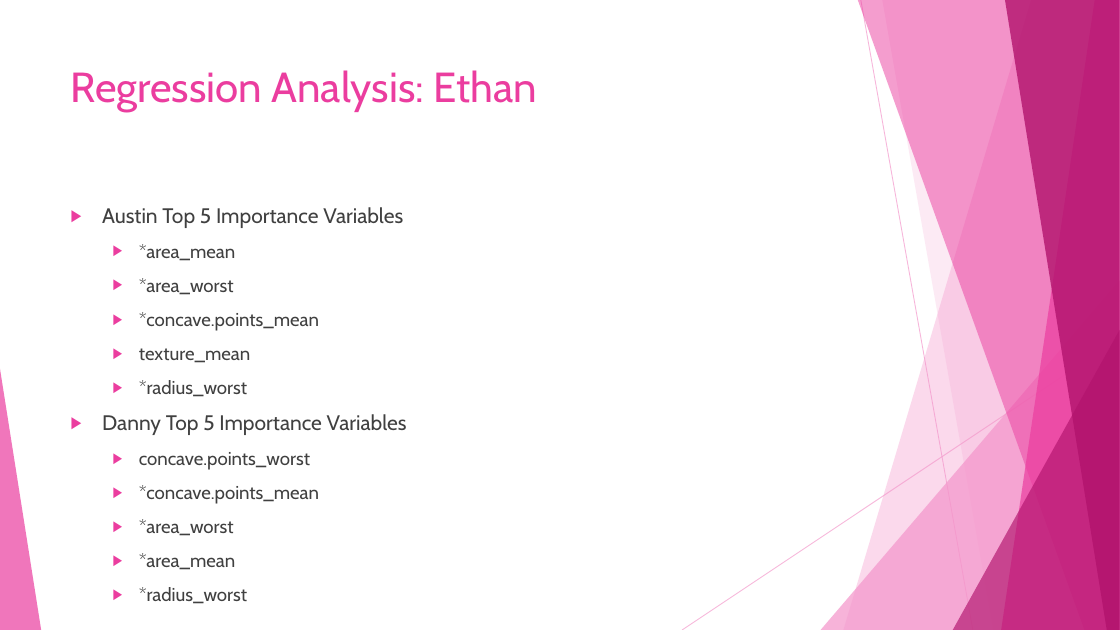
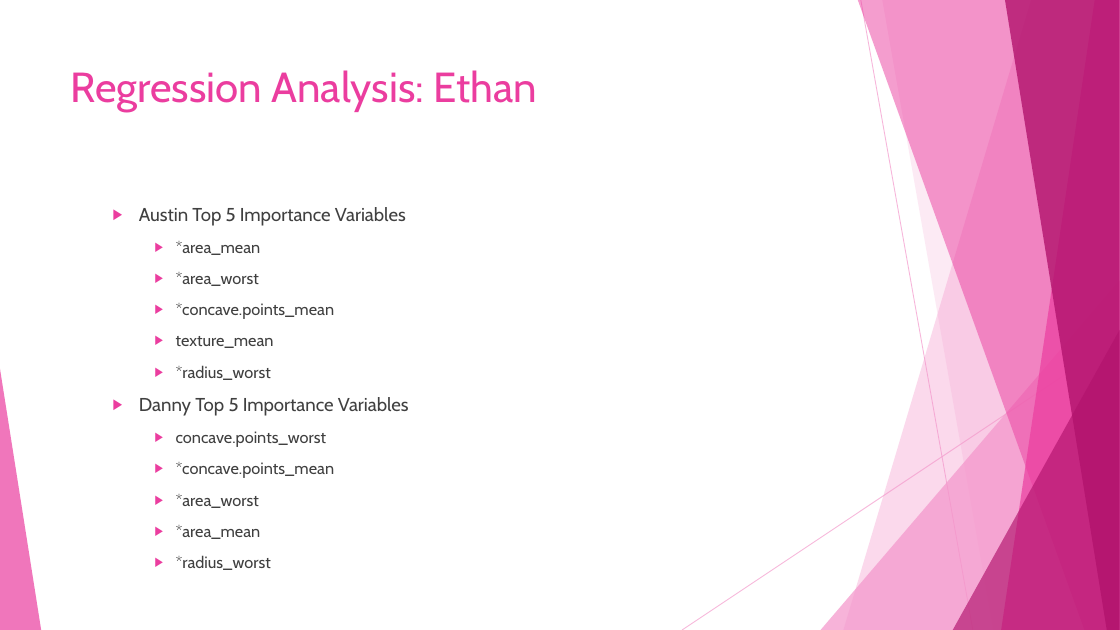
Before and after one commit to dlaposata/Breast_Cancer_Analysis, a slide deck: slide 32 of powerpoint.pptx. Drawn at 1120x630 pixels with LibreOffice and Linux fonts; fonts in the diff are those of the drawing. Boxes give left, top, right and bottom in pixels: in the first picture for what was removed or moved away, otherwise in the second. Text is boxed around its words. In the diff, an @@ line names an element or a change of style, - is before the commit and + after.

```diff
--- a/powerpoint.pptx
+++ b/powerpoint.pptx
@@ text "Austin Top 5 Importance Variables" at (x1=139, y1=207, x2=409, y2=539): size 18 to 16 pt in "Austin Top 5 Importance Variables", "Danny Top 5 Importance Variables"; size 16 to 14 pt in "*area_mean", "*area_worst", "*concave.points_mean", "texture_mean" and 6 more places; list level 1 to 2 in "Austin Top 5 Importance Variables"; list level 2 to 3 in "*area_mean"; list level 2 to 3 in "*area_worst"; list level 2 to 3 in "*concave.points_mean"; list level 2 to 3 in "texture_mean"; list level 2 to 3 in "*radius_worst"; list level 1 to 2 in "Danny Top 5 Importance Variables"; list level 2 to 3 in "concave.points_worst" @@
```
Also in this commit, not shown: 14 other slides changed.
